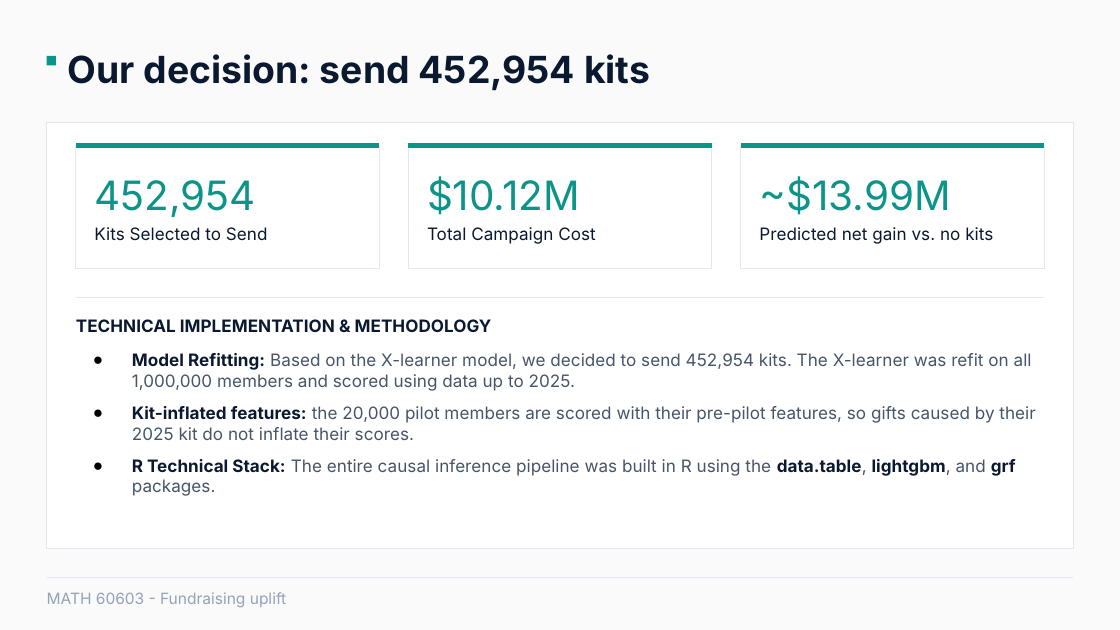
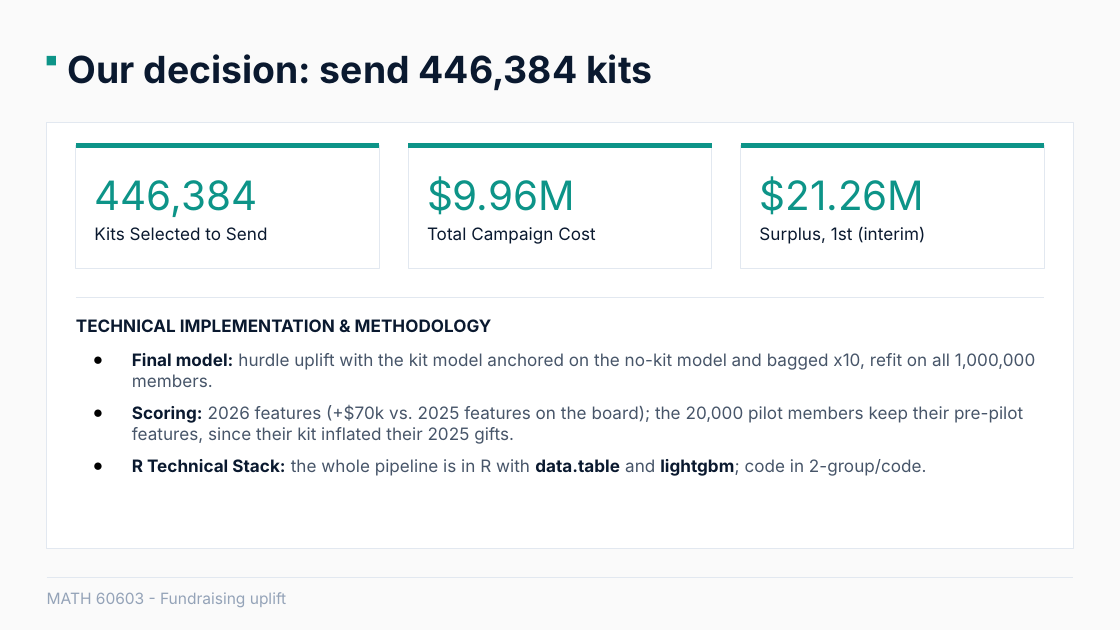
Before and after one commit to JonasRocha189/statistical-learning-project-group, a slide deck: slide 13 of MATH 60603 Statistical Learning - revised.pptx. Drawn at 1120x630 pixels with LibreOffice and Linux fonts; fonts in the diff are those of the drawing. Boxes give left, top, right and bottom in pixels: in the first picture for what was removed or moved away, otherwise in the second. Text is boxed around its words. In the diff, an @@ line names an element or a change of style, - is before the commit and + after.

```diff
--- a/MATH 60603 Statistical Learning - revised.pptx
+++ b/MATH 60603 Statistical Learning - revised.pptx
@@ text at (x1=68, y1=54, x2=652, y2=91): text changed @@
-Our decision: send 452,954 kits
+Our decision: send 446,384 kits
@@ text at (x1=427, y1=176, x2=575, y2=215): text changed @@
-$10.12M
+$9.96M
@@ text at (x1=759, y1=176, x2=925, y2=244): text changed @@
-~$13.99M
-Predicted net gain vs. no kits
+$21.26M
+Surplus, 1st (interim)
@@ text at (x1=94, y1=180, x2=257, y2=217): text changed @@
-452,954
+446,384
@@ text at (x1=132, y1=353, x2=1035, y2=476): text changed @@
-● Model Refitting: Based on the X-learner model, we decided to send 452,954 kits. The X-learner was refit on all 1,000,000 members and scored using data up to 2025.
-● Kit-inflated features: the 20,000 pilot members are scored with their pre-pilot features, so gifts caused by their 2025 kit do not inflate their scores.
-● R Technical Stack: The entire causal inference pipeline was built in R using the data.table, lightgbm, and grf packages.
+● Final model: hurdle uplift with the kit model anchored on the no-kit model and bagged x10, refit on all 1,000,000 members.
+● Scoring: 2026 features (+$70k vs. 2025 features on the board); the 20,000 pilot members keep their pre-pilot features, since their kit inflated their 2025 gifts.
+● R Technical Stack: the whole pipeline is in R with data.table and lightgbm; code in 2-group/code.
```
Also in this commit, not shown: 10 other slides changed, 4 other files.
